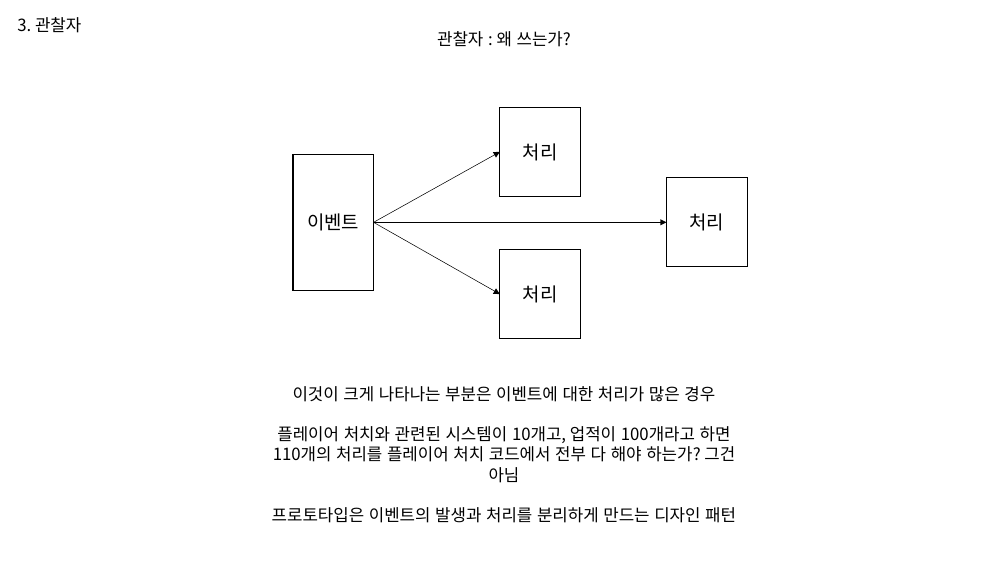
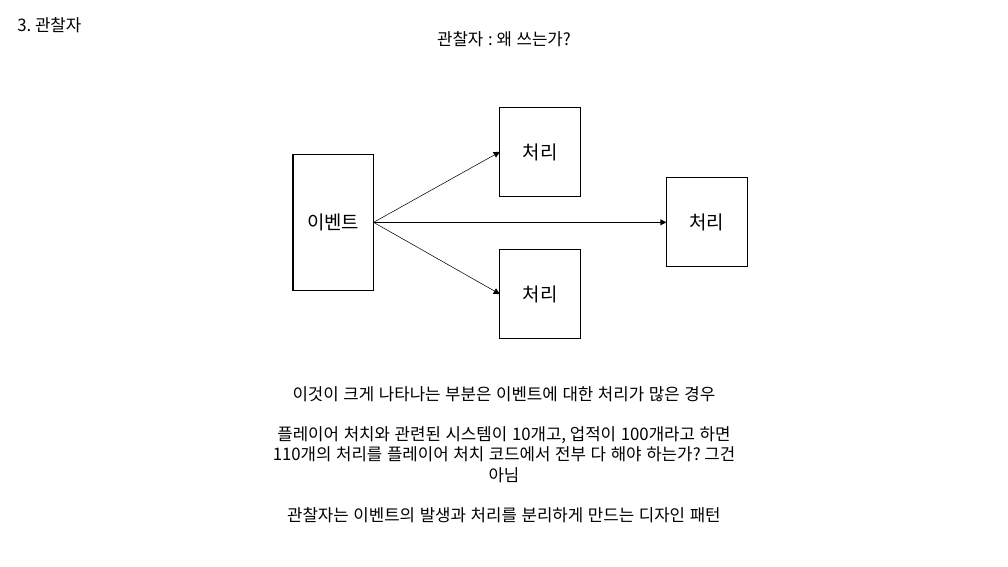
Before and after one commit to WooLyung/2023-Unity-CSharp, a slide deck: slide 27 of 6. 디자인 패턴 2.pptx. Drawn at 1008x567 pixels with LibreOffice and Linux fonts; fonts in the diff are those of the drawing. Boxes give left, top, right and bottom in pixels: in the first picture for what was removed or moved away, otherwise in the second. Text is boxed around its words. In the diff, an @@ line names an element or a change of style, - is before the commit and + after.

```diff
--- a/6. 디자인 패턴 2.pptx
+++ b/6. 디자인 패턴 2.pptx
@@ text at [287,507,721,523]: text changed @@
-프로토타입은 이벤트의 발생과 처리를 분리하게 만드는 디자인 패턴
+관찰자는 이벤트의 발생과 처리를 분리하게 만드는 디자인 패턴
```
Also in this commit, not shown: 4 other slides changed, 1 slide removed.
